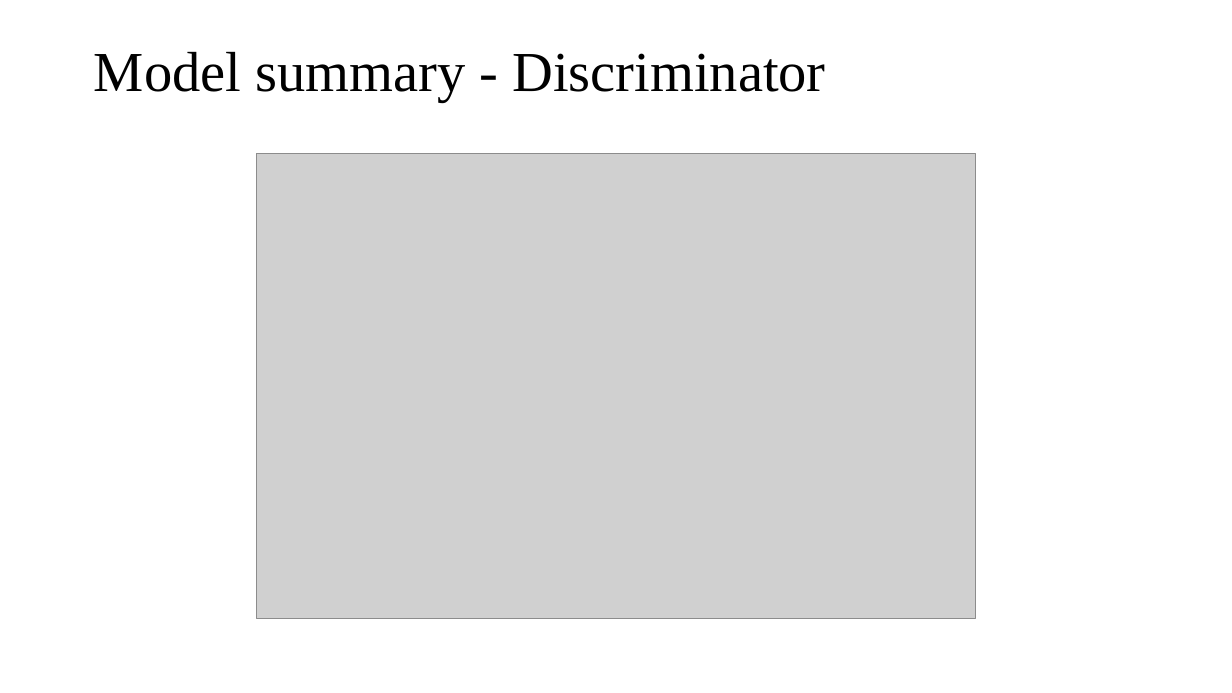
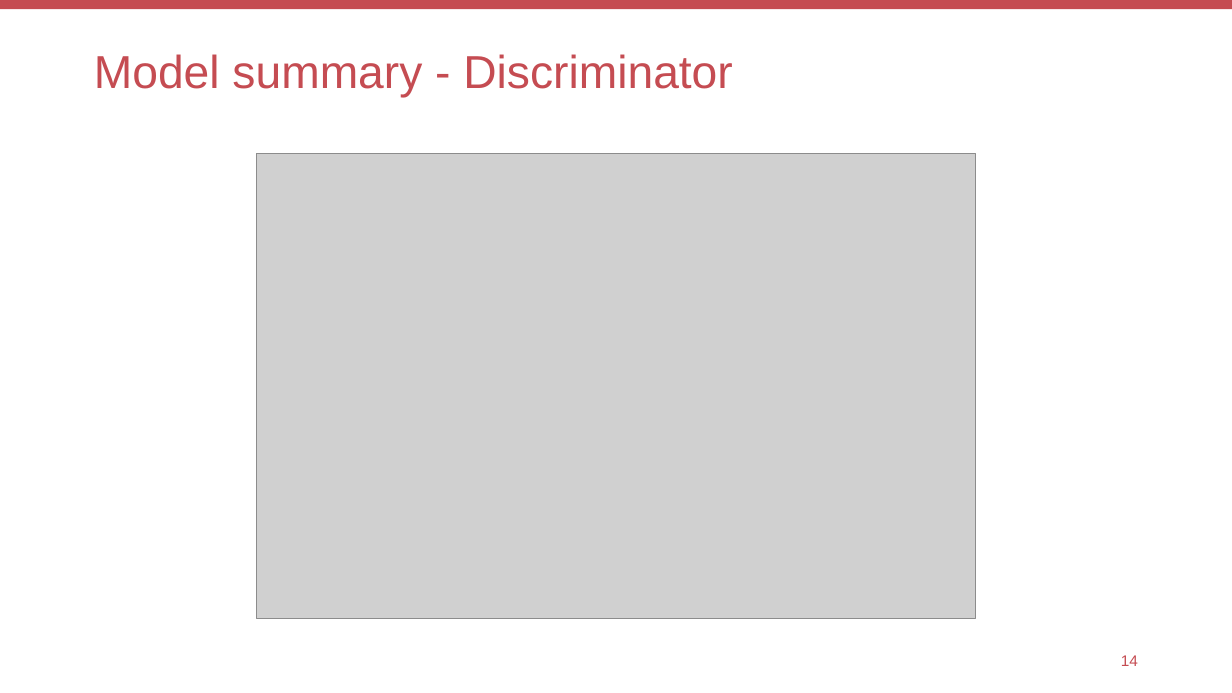
Before and after one commit to KevSr/GAN-study, a slide deck: slide 15 of GAN and MoG/FER and GANs.pptx. Drawn at 1232x693 pixels with LibreOffice and Linux fonts; fonts in the diff are those of the drawing; grey boxes stand for pictures. Boxes give left, top, right and bottom in pixels: in the first picture for what was removed or moved away, otherwise in the second. Text is boxed around its words. In the diff, an @@ line names an element or a change of style, - is before the commit and + after.

Commit message:
changed font and template

```diff
--- a/GAN and MoG/FER and GANs.pptx
+++ b/GAN and MoG/FER and GANs.pptx
@@ rectangle added at (x1=0, y1=0, x2=1232, y2=9), fill #C54C52 @@
@@ title "Model summary - Discriminator" at (x1=94, y1=54, x2=732, y2=98): size 44 to 36 pt, font Times New Roman to Arial, text colour #000000 to #C54C52 @@
@@ page number added at (x1=1121, y1=655, x2=1138, y2=666), 12 pt, text #C54C52 @@
+14
```
Also in this commit, not shown: 15 other slides changed.
